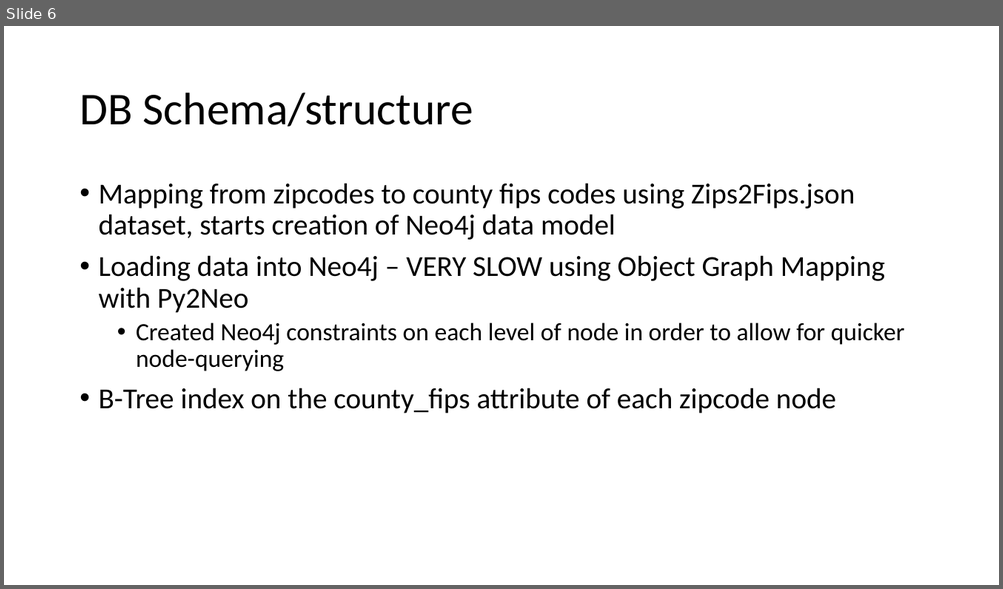
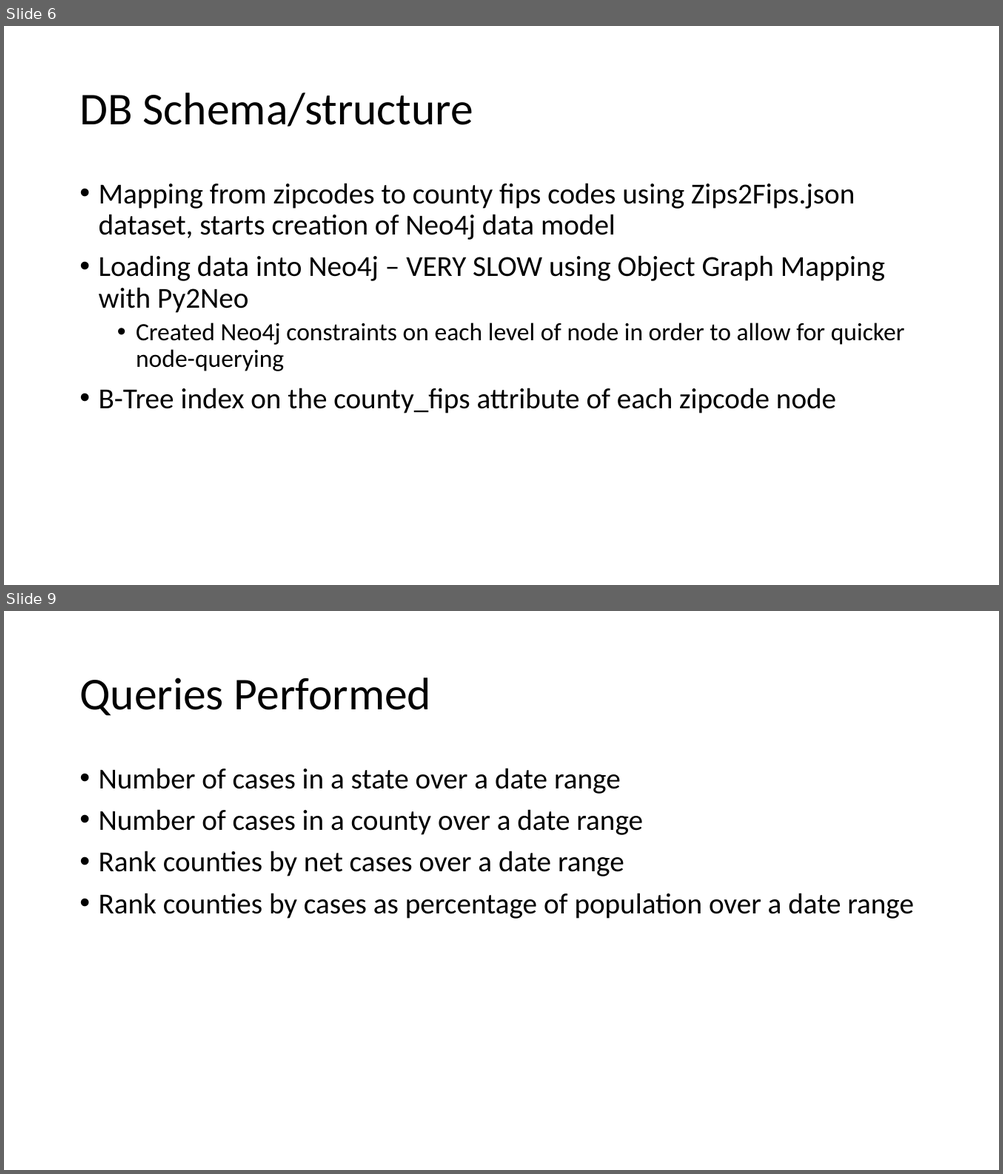
Before and after one commit to abpwrs/ece-5995-fa20-final-project, a slide deck: Final_presentation.pptx. Shown one above the other, each under a label of ours: slide 6 before the commit, slides 6 and 9 after it; the slides between them are not shown. The pictures are 1003x589 and 1003x1174 pixels, drawn with LibreOffice and Linux fonts; fonts in the diff are those of the drawing. Boxes give left, top, right and bottom in pixels: in the first picture for what was removed or moved away, otherwise in the second. Text is boxed around its words. In the diff, an @@ line names an element or a change of style, - is before the commit and + after.

```diff
--- a/Final_presentation.pptx
+++ b/Final_presentation.pptx
@@ slide 9 added at [4, 611, 999, 1170], background #FFFFFF @@
@@ title added at [79, 678, 431, 715], 44 pt, text #000000 @@
+Queries Performed
@@ text added at [99, 768, 913, 919], 28 pt, text #000000 @@
+• Number of cases in a state over a date range
+• Number of cases in a county over a date range
+• Rank counties by net cases over a date range
+• Rank counties by cases as percentage of population over a date range
```
Also in this commit, not shown: 4 other slides added, 1 slide removed.
